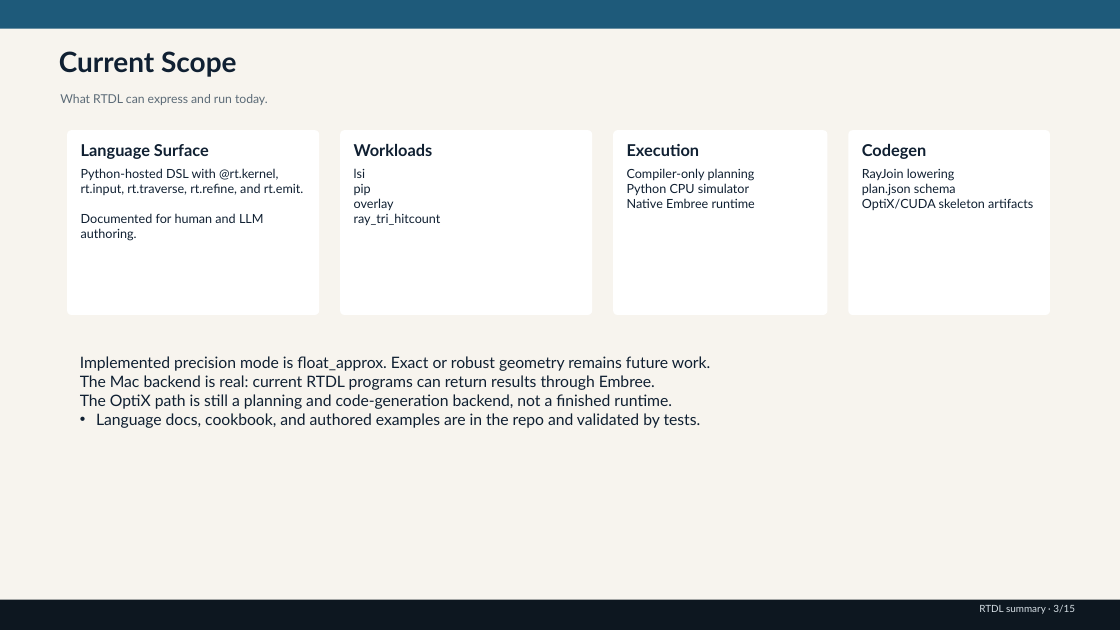
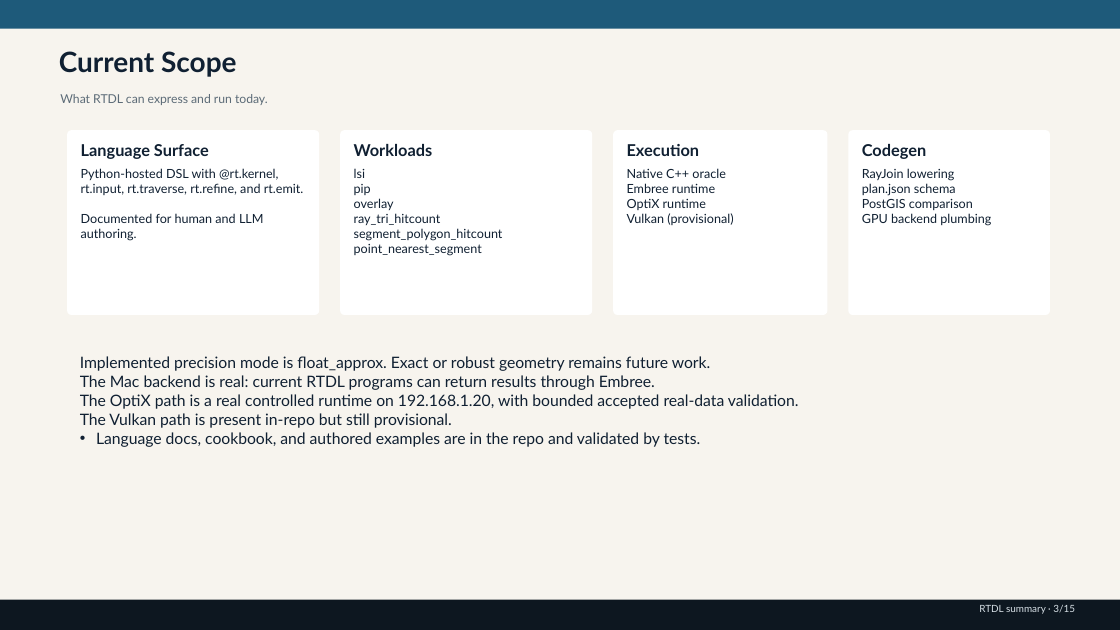
Before and after one commit to rubaolee/rtdl, a slide deck: slide 3 of rtdl_status_summary.pptx. Drawn at 1120x630 pixels with LibreOffice and Linux fonts; fonts in the diff are those of the drawing. Boxes give left, top, right and bottom in pixels: in the first picture for what was removed or moved away, otherwise in the second. Text is boxed around its words. In the diff, an @@ line names an element or a change of style, - is before the commit and + after.

Commit message:
Refresh live docs and checkpoint Goal 50 PostGIS work

```diff
--- a/rtdl_status_summary.pptx
+++ b/rtdl_status_summary.pptx
@@ text at (627, 168, 733, 225): text changed @@
-Compiler-only planning
-Python CPU simulator
-Native Embree runtime
+Native C++ oracle
+Embree runtime
+OptiX runtime
+Vulkan (provisional)
@@ text at (862, 199, 991, 226): text changed @@
-OptiX/CUDA skeleton artifacts
+PostGIS comparison
+GPU backend plumbing
@@ text at (354, 228, 503, 256): paragraphs added @@
+segment_polygon_hitcount
+point_nearest_segment
@@ text at (80, 394, 799, 428): text changed @@
-• The OptiX path is still a planning and code-generation backend, not a finished runtime.
+• The OptiX path is a real controlled runtime on 192.168.1.20, with bounded accepted real-data validation.
+• The Vulkan path is present in-repo but still provisional.
```
Also in this commit, not shown: 9 other slides changed, 12 other files.
